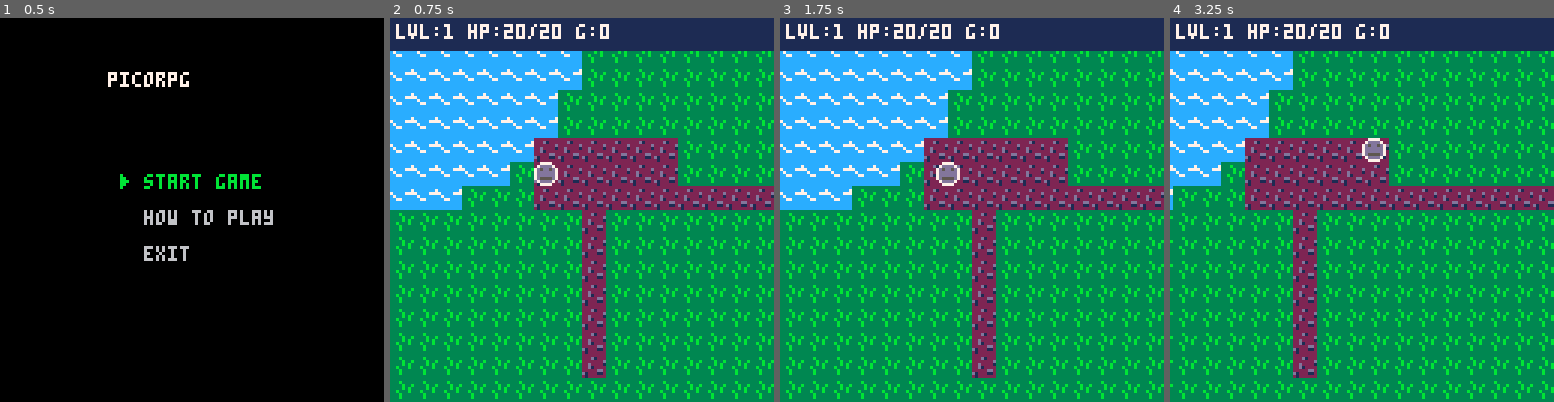
Above: before the commit, frames 1-4 (left to right).
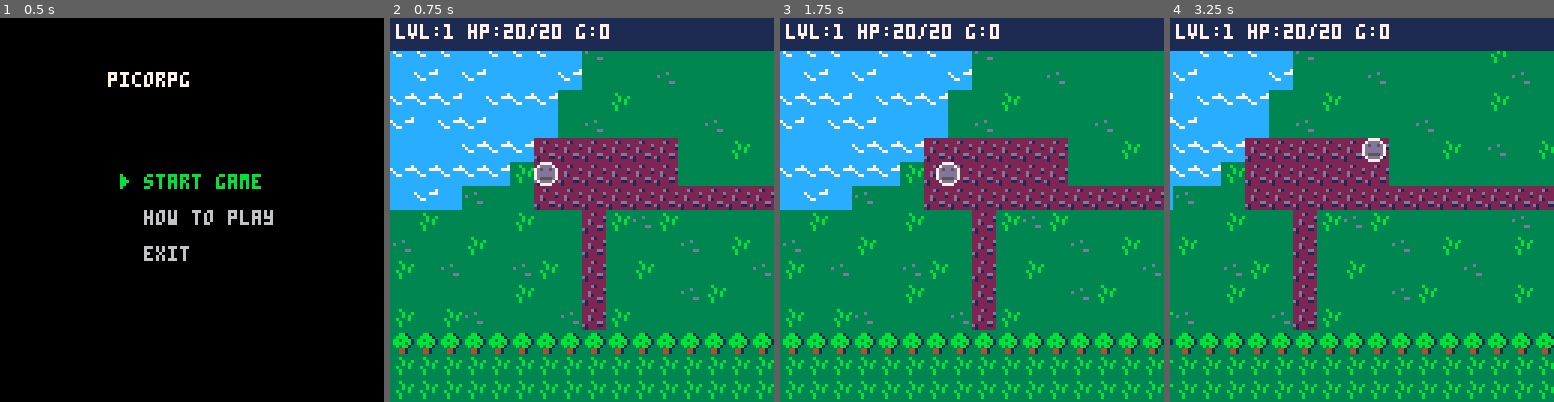
Above: after the commit, the same moments.

Repository: matthurtado/PicoRPG
Game: PICO-8 cartridge assets/base.p8
The game is run twice, just before and just after one commit, with the same random seed, the same clock (stepped at 60 frames per second) and the same inputs.
Inputs:
- Up to frame 1 (0.5 s): tap X (X key) at 0.33 s
- Up to frame 2 (0.75 s): tap O (Z key) at 0.7 s
- Up to frame 3 (1.75 s): tap X (X key) at 1.07 s; hold Right from 1.6 s (still down); tap O (Z key) at 1.7 s
- Up to frame 4 (3.25 s): tap X (X key) at 1.85, 2.97 s; release Right at 2.1 s; tap O (Z key) at 2.1, 2.5, 2.9 s; hold Up 2.15-2.42 s; hold Right 2.47-3.03 s; hold Left from 3.08 s (still down)

Frame 1 is identical in both runs. In frame 2, 9.7% of the frame differs, in the area x 0-100%, y 8-94%; in frame 3, 9.7%; in frame 4, 10%.

Commit message:
adding tree barrier to map

Diff:
--- a/assets/base.p8
+++ b/assets/base.p8
@@ -29,22 +29,22 @@
 011888110dd888d00000000000000000000000000000000000000000000000000000000000000000000000000000000000000000000000000000000000000000
 0011811000d6d6000000000000000000000000000000000000000000000000000000000000000000000000000000000000000000000000000000000000000000
 000111000dddddd00000000000000000000000000000000000000000000000000000000000000000000000000000000000000000000000000000000000000000
-3333333300000000cccccccc22222222000000000000000000000000000000000000000000000000000000000000000000000000000000000000000000000000
-333b333300000000ccccccc7222d1222000000000000000000000000000000000000000000000000000000000000000000000000000000000000000000000000
-3333b33b000000007cccc7772222222d000000000000000000000000000000000000000000000000000000000000000000000000000000000000000000000000
-3333b3b300000000c7cccccc22d22221000000000000000000000000000000000000000000000000000000000000000000000000000000000000000000000000
-33b333b300000000cc77cccc22d12222000000000000000000000000000000000000000000000000000000000000000000000000000000000000000000000000
-333b333300000000cccccccc22222dd2000000000000000000000000000000000000000000000000000000000000000000000000000000000000000000000000
-333b333300000000ccccccccd1222112000000000000000000000000000000000000000000000000000000000000000000000000000000000000000000000000
-3333333300000000cccccccc21222222000000000000000000000000000000000000000000000000000000000000000000000000000000000000000000000000
-00000000000000000000000000000000000000000000000000000000000000000000000000000000000000000000000000000000000000000000000000000000
-00000000000000000000000000000000000000000000000000000000000000000000000000000000000000000000000000000000000000000000000000000000
-00000000000000000000000000000000000000000000000000000000000000000000000000000000000000000000000000000000000000000000000000000000
-00000000000000000000000000000000000000000000000000000000000000000000000000000000000000000000000000000000000000000000000000000000
-00000000000000000000000000000000000000000000000000000000000000000000000000000000000000000000000000000000000000000000000000000000
-00000000000000000000000000000000000000000000000000000000000000000000000000000000000000000000000000000000000000000000000000000000
-00000000000000000000000000000000000000000000000000000000000000000000000000000000000000000000000000000000000000000000000000000000
-00000000000000000000000000000000000000000000000000000000000000000000000000000000000000000000000000000000000000000000000000000000
+3333333333333333cccccccc22222222000000000000000000000000000000000000000000000000000000000000000000000000000000000000000000000000
+333b333333333333ccccccc7222d1222000000000000000000000000000000000000000000000000000000000000000000000000000000000000000000000000
+3333b33b333333337cccc7772222222d000000000000000000000000000000000000000000000000000000000000000000000000000000000000000000000000
+3333b3b333333333c7cccccc22d22221000000000000000000000000000000000000000000000000000000000000000000000000000000000000000000000000
+33b333b333333333cc77cccc22d12222000000000000000000000000000000000000000000000000000000000000000000000000000000000000000000000000
+333b333333333333cccccccc22222dd2000000000000000000000000000000000000000000000000000000000000000000000000000000000000000000000000
+333b333333333333ccccccccd1222112000000000000000000000000000000000000000000000000000000000000000000000000000000000000000000000000
+3333333333333333cccccccc21222222000000000000000000000000000000000000000000000000000000000000000000000000000000000000000000000000
+3333333333333333cccccccc00000000000000000000000000000000000000000000000000000000000000000000000000000000000000000000000000000000
+33333333333bb133cccccccc00000000000000000000000000000000000000000000000000000000000000000000000000000000000000000000000000000000
+3333d33333bbbb13cccccccc00000000000000000000000000000000000000000000000000000000000000000000000000000000000000000000000000000000
+3d3333333bb3bbb1cccccccc00000000000000000000000000000000000000000000000000000000000000000000000000000000000000000000000000000000
+333333333bbbb3b1cccccccc00000000000000000000000000000000000000000000000000000000000000000000000000000000000000000000000000000000
+33333dd333b3bb13cccccccc00000000000000000000000000000000000000000000000000000000000000000000000000000000000000000000000000000000
+3333333333344133cccccccc00000000000000000000000000000000000000000000000000000000000000000000000000000000000000000000000000000000
+3333333333344133cccccccc00000000000000000000000000000000000000000000000000000000000000000000000000000000000000000000000000000000
 00000000000000000000000000000000000000000000000000000000000000000000000000000000000000000000000000000000000000000000000000000000
 00000000000000000000000000000000000000000000000000000000000000000000000000000000000000000000000000000000000000000000000000000000
 00000000000000000000000000000000000000000000000000000000000000000000000000000000000000000000000000000000000000000000000000000000
@@ -142,24 +142,23 @@
 02020202020202020202020202020202020202020202020202020202020202020202020202020202020202020202020202020202020202020202020202020202
 02020202020202020202020202020202020202020202020202020202020202020202020202020202020202020202020202020202020202020202020202020202
 __gff__
-0000000000000000000000000000000000000000000000000000000000000000020001000000000000000000000000000000000000000000000000000000000000000000000000000000000000000000000000000000000000000000000000000000000000000000000000000000000000000000000000000000000000000000
+0000000000000000000000000000000000000000000000000000000000000000020201000000000000000000000000000201010000000000000000000000000000000000000000000000000000000000000000000000000000000000000000000000000000000000000000000000000000000000000000000000000000000000
 0000000000000000000000000000000000000000000000000000000000000000000000000000000000000000000000000000000000000000000000000000000000000000000000000000000000000000000000000000000000000000000000000000000000000000000000000000000000000000000000000000000000000000
 __map__
-2222222222222222202020202020202020202020232020202020202020202020202020202020202020202020202020202020202020202020202020202020202020202020202020202020202020202020202020202020202020202020202020202020202020202020202020202020202020202020202020202020202020202020
-2222222222222222202020202020202020202020232020202020202020202020202020202020202020202020202020202020202020202020202020202020202020202020202020202020202020202020202020202020202020202020202020202020202020202020202020202020202020202020202020202020202020202020
-2222222222222222202020202020202020202020232020202020202020202020202020202020202020202020202020202020202020202020202020202020202020202020202020202020202020202020202020202020202020202020202020202020202020202020202020202020202020202020202020202020202020202020
-2222222222222220202020202020202020202020232020202020202020202020202020202020202020202020202020202020202020202020202020202020202020202020202020202020202020202020202020202020202020202020202020202020202020202020202020202020202020202020202020202020202020202020
-2222222222222220202020202020202020202020232020202020202020202020202020202020202020202020202020202020202020202020202020202020202020202020202020202020202020202020202020202020202020202020202020202020202020202020202020202020202020202020202020202020202020202020
-2222222222222323232323232020202020202020232020202020202020202020202020202020202020202020202020202020202020202020202020202020202020202020202020202020202020202020202020202020202020202020202020202020202020202020202020202020202020202020202020202020202020202020
-2222222222202323232323232020202020202020232020202020202020202020202020202020202020202020202020202020202020202020202020202020202020202020202020202020202020202020202020202020202020202020202020202020202020202020202020202020202020202020202020202020202020202020
-2222222020202323232323232323232323232323232020202020202020202020202020202020202020202020202020202020202020202020202020202020202020202020202020202020202020202020202020202020202020202020202020202020202020202020202020202020202020202020202020202020202020202020
-2020202020202020232020202020202020202020202020202020202020202020202020202020202020202020202020202020202020202020202020202020202020202020202020202020202020202020202020202020202020202020202020202020202020202020202020202020202020202020202020202020202020202020
-2020202020202020232020202020202020202020202020202020202020202020202020202020202020202020202020202020202020202020202020202020202020202020202020202020202020202020202020202020202020202020202020202020202020202020202020202020202020202020202020202020202020202020
-2020202020202020232020202020202020202020202020202020202020202020202020202020202020202020202020202020202020202020202020202020202020202020202020202020202020202020202020202020202020202020202020202020202020202020202020202020202020202020202020202020202020202020
-2020202020202020232020202020202020202020202020202020202020202020202020202020202020202020202020202020202020202020202020202020202020202020202020202020202020202020202020202020202020202020202020202020202020202020202020202020202020202020202020202020202020202020
-2020202020202020232020202020202020202020202020202020202020202020202020202020202020202020202020202020202020202020202020202020202020202020202020202020202020202020202020202020202020202020202020202020202020202020202020202020202020202020202020202020202020202020
-2020202020202020232020202020202020202020202020202020202020202020202020202020202020202020202020202020202020202020202020202020202020202020202020202020202020202020202020202020202020202020202020202020202020202020202020202020202020202020202020202020202020202020
-2020202020202020232020202020202020202020202020202020202020202020202020202020202020202020202020202020202020202020202020202020202020202020202020202020202020202020202020202020202020202020202020202020202020202020202020202020202020202020202020202020202020202020
+3222322232322232212120302120213021212021233021312020202020202020202020202020202020202020202020202020202020202020202020202020202020202020202020202020202020202020202020202020202020202020202020202020202020202020202020202020202020202020202020202020202020202020
+2222223222222232302121212121212120212121232120312020202020202020202020202020202020202020202020202020202020202020202020202020202020202020202020202020202020202020202020202020202020202020202020202020202020202020202020202020202020202020202020202020202020202020
+3222322232323222212121302121212121302120232021312020202020202020202020202020202020202020202020202020202020202020202020202020202020202020202020202020202020202020202020202020202020202020202020202020202020202020202020202020202020202020202020202020202020202020
+2222223222222221212021212121212120212121232130312020202020202020202020202020202020202020202020202020202020202020202020202020202020202020202020202020202020202020202020202020202020202020202020202020202020202020202020202020202020202020202020202020202020202020
+2232222232323221302121212130212121212121232121312020202020202020202020202020202020202020202020202020202020202020202020202020202020202020202020202020202020202020202020202020202020202020202020202020202020202020202020202020202020202020202020202020202020202020
+3232322222222323232323232121202130212021232021312020202020202020202020202020202020202020202020202020202020202020202020202020202020202020202020202020202020202020202020202020202020202020202020202020202020202020202020202020202020202020202020202020202020202020
+2222222222202323232323232121212121212130232121312020202020202020202020202020202020202020202020202020202020202020202020202020202020202020202020202020202020202020202020202020202020202020202020202020202020202020202020202020202020202020202020202020202020202020
+3222323021212323232323232323232323232323233021312020202020202020202020202020202020202020202020202020202020202020202020202020202020202020202020202020202020202020202020202020202020202020202020202020202020202020202020202020202020202020202020202020202020202020
+2120212121202121232030202121212121302120212120312020202020202020202020202020202020202020202020202020202020202020202020202020202020202020202020202020202020202020202020202020202020202020202020202020202020202020202020202020202020202020202020202020202020202020
+3021212021212121232121213021202121202121302121312020202020202020202020202020202020202020202020202020202020202020202020202020202020202020202020202020202020202020202020202020202020202020202020202020202020202020202020202020202020202020202020202020202020202020
+2021302121302021232120212121213021212121212121312020202020202020202020202020202020202020202020202020202020202020202020202020202020202020202020202020202020202020202020202020202020202020202020202020202020202020202020202020202020202020202020202020202020202020
+2121212121202121232121213020212121202121212021312020202020202020202020202020202020202020202020202020202020202020202020202020202020202020202020202020202020202020202020202020202020202020202020202020202020202020202020202020202020202020202020202020202020202020
+2021203021212130232021212121212121212121302121312020202020202020202020202020202020202020202020202020202020202020202020202020202020202020202020202020202020202020202020202020202020202020202020202020202020202020202020202020202020202020202020202020202020202020
+3131313131313131313131313131313131313131313131312020202020202020202020202020202020202020202020202020202020202020202020202020202020202020202020202020202020202020202020202020202020202020202020202020202020202020202020202020202020202020202020202020202020202020
 2020202020202020202020202020202020202020202020202020202020202020202020202020202020202020202020202020202020202020202020202020202020202020202020202020202020202020202020202020202020202020202020202020202020202020202020202020202020202020202020202020202020202020
 2020202020202020202020202020202020202020202020202020202020202020202020202020202020202020202020202020202020202020202020202020202020202020202020202020202020202020202020202020202020202020202020202020202020202020202020202020202020202020202020202020202020202020
 2020202020202020202020202020202020202020202020202020202020202020202020202020202020202020202020202020202020202020202020202020202020202020202020202020202020202020202020202020202020202020202020202020202020202020202020202020202020202020202020202020202020202020
@@ -177,3 +176,4 @@
 2020202020202020202020202020202020202020202020202020202020202020202020202020202020202020202020202020202020202020202020202020202020202020202020202020202020202020202020202020202020202020202020202020202020202020202020202020202020202020202020202020202020202020
 2020202020202020202020202020202020202020202020202020202020202020202020202020202020202020202020202020202020202020202020202020202020202020202020202020202020202020202020202020202020202020202020202020202020202020202020202020202020202020202020202020202020202020
 2020202020202020202020202020202020202020202020202020202020202020202020202020202020202020202020202020202020202020202020202020202020202020202020202020202020202020202020202020202020202020202020202020202020202020202020202020202020202020202020202020202020202020
+2020202020202020202020202020202020202020202020202020202020202020202020202020202020202020202020202020202020202020202020202020202020202020202020202020202020202020202020202020202020202020202020202020202020202020202020202020202020202020202020202020202020202020
